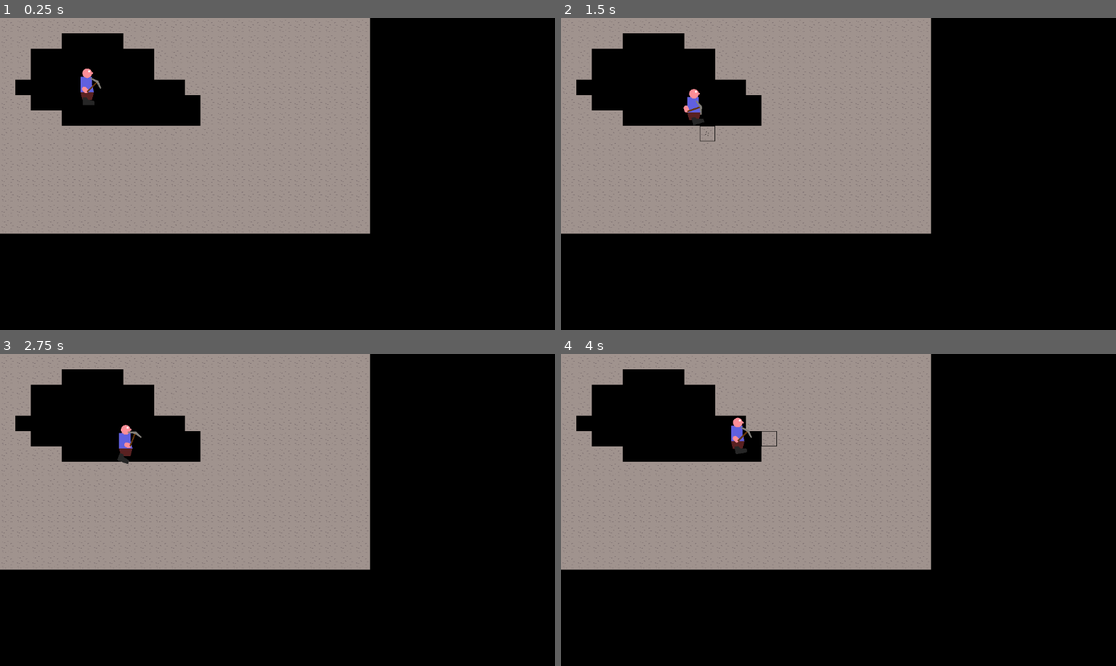
Above: before the commit, frames 1-4 (two rows, left to right).
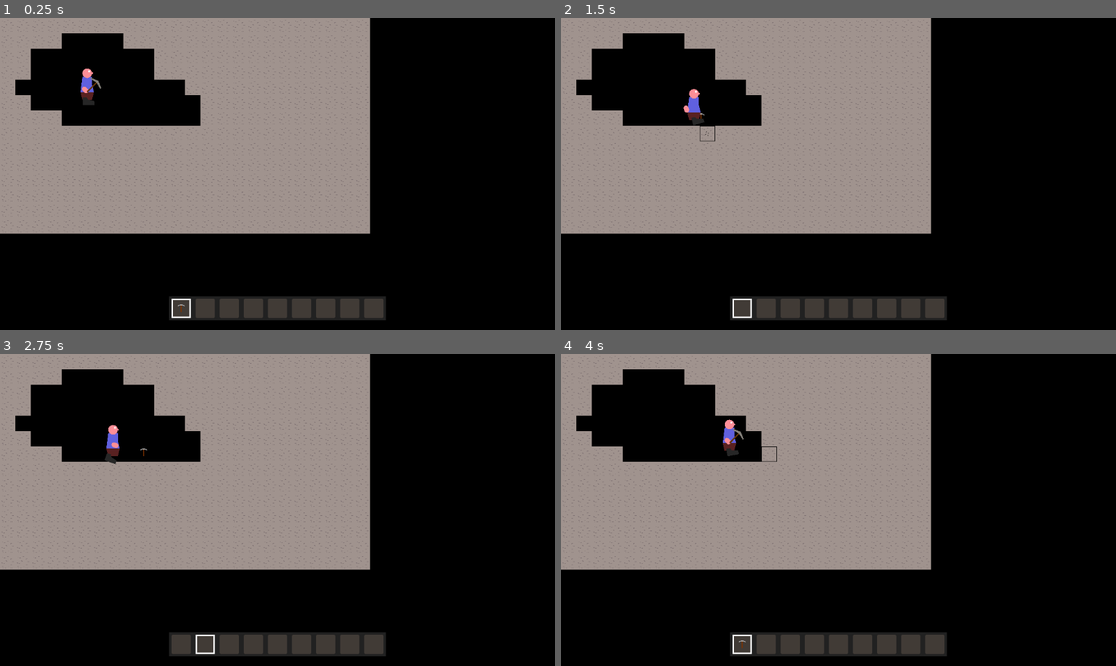
Above: after the commit, the same moments.

Repository: Griiimon/2D-Mining-Sandbox
Game: Godot game, scene res://scenes/game.tscn
The game is run twice, just before and just after one commit, with the same random seed, the same clock (stepped at 60 frames per second) and the same inputs.
Inputs (mouse positions are in pixels of both pictures, inside the frame that each line leads up to):
- Up to frame 1 (0.25 s): no input
- Up to frame 2 (1.5 s): tap Enter (ui_accept) at 0.5, 0.6 s; move the mouse to (960, 158) at 0.52 s; hold Right (ui_right) from 0.53 s (still down); click (960, 158) at 0.67 s; tap Up (jump, bound only after the commit) at 0.77, 1.07 s; tap X (drop_item, bound only after the commit) at 0.8, 1.35 s; move the mouse to (727, 189) at 1.27 s; click (727, 189) at 1.42 s
- Up to frame 3 (2.75 s): tap Up (jump, bound only after the commit) at 1.52, 1.82 s; tap E (next_hotbar_item, bound only after the commit) at 1.55, 2.1 s; move the mouse to (333, 441) at 2.02 s; release Right (ui_right) at 2.03 s; hold Left (ui_left) from 2.03 s (still down); click (333, 441) at 2.17 s; tap Q (previous_hotbar_item, bound only after the commit) at 2.3 s
- Up to frame 4 (4 s): move the mouse to (810, 572) at 2.77 s; release Left (ui_left) at 2.78 s; hold Right (ui_right) from 2.78 s (still down); tap Q (previous_hotbar_item, bound only after the commit) at 2.85 s; click (810, 572) at 2.92 s; tap Up (jump, bound only after the commit) at 3.02, 3.05, 3.32, 3.6, 3.77 s; move the mouse to (1005, 556) at 3.52 s; click (1005, 556) at 3.67 s; tap Enter (ui_accept) at 3.8 s

The runs differ from the first frame. In frame 1, 3.0% of the frame differs, in the area x 14-70%, y 18-97%; in frame 2, 3.0%; in frame 3, 3.5%, in the area x 18-70%, y 22-97%; in frame 4, 3.4%.

Commit message:
v2

Diff:
--- a/project.godot
+++ b/project.godot
@@ -24,6 +24,48 @@
 movie_writer/movie_file="C:/_CODING/godot/2D Mining/gameplay.avi"
 movie_writer/fps=30
 
+[input]
+
+drop_item={
+"deadzone": 0.5,
+"events": [Object(InputEventKey,"resource_local_to_scene":false,"resource_name":"","device":-1,"window_id":0,"alt_pressed":false,"shift_pressed":false,"ctrl_pressed":false,"meta_pressed":false,"pressed":false,"keycode":0,"physical_keycode":88,"key_label":0,"unicode":120,"echo":false,"script":null)
+]
+}
+left={
+"deadzone": 0.5,
+"events": [Object(InputEventKey,"resource_local_to_scene":false,"resource_name":"","device":-1,"window_id":0,"alt_pressed":false,"shift_pressed":false,"ctrl_pressed":false,"meta_pressed":false,"pressed":false,"keycode":0,"physical_keycode":65,"key_label":0,"unicode":97,"echo":false,"script":null)
+, Object(InputEventKey,"resource_local_to_scene":false,"resource_name":"","device":-1,"window_id":0,"alt_pressed":false,"shift_pressed":false,"ctrl_pressed":false,"meta_pressed":false,"pressed":false,"keycode":0,"physical_keycode":4194319,"key_label":0,"unicode":0,"echo":false,"script":null)
+]
+}
+right={
+"deadzone": 0.5,
+"events": [Object(InputEventKey,"resource_local_to_scene":false,"resource_name":"","device":-1,"window_id":0,"alt_pressed":false,"shift_pressed":false,"ctrl_pressed":false,"meta_pressed":false,"pressed":false,"keycode":0,"physical_keycode":68,"key_label":0,"unicode":100,"echo":false,"script":null)
+, Object(InputEventKey,"resource_local_to_scene":false,"resource_name":"","device":-1,"window_id":0,"alt_pressed":false,"shift_pressed":false,"ctrl_pressed":false,"meta_pressed":false,"pressed":false,"keycode":0,"physical_keycode":4194321,"key_label":0,"unicode":0,"echo":false,"script":null)
+]
+}
+jump={
+"deadzone": 0.5,
+"events": [Object(InputEventKey,"resource_local_to_scene":false,"resource_name":"","device":-1,"window_id":0,"alt_pressed":false,"shift_pressed":false,"ctrl_pressed":false,"meta_pressed":false,"pressed":false,"keycode":0,"physical_keycode":4194320,"key_label":0,"unicode":0,"echo":false,"script":null)
+, Object(InputEventKey,"resource_local_to_scene":false,"resource_name":"","device":-1,"window_id":0,"alt_pressed":false,"shift_pressed":false,"ctrl_pressed":false,"meta_pressed":false,"pressed":false,"keycode":0,"physical_keycode":32,"key_label":0,"unicode":32,"echo":false,"script":null)
+, Object(InputEventKey,"resource_local_to_scene":false,"resource_name":"","device":-1,"window_id":0,"alt_pressed":false,"shift_pressed":false,"ctrl_pressed":false,"meta_pressed":false,"pressed":false,"keycode":0,"physical_keycode":87,"key_label":0,"unicode":119,"echo":false,"script":null)
+]
+}
+previous_hotbar_item={
+"deadzone": 0.5,
+"events": [Object(InputEventKey,"resource_local_to_scene":false,"resource_name":"","device":-1,"window_id":0,"alt_pressed":false,"shift_pressed":false,"ctrl_pressed":false,"meta_pressed":false,"pressed":false,"keycode":0,"physical_keycode":81,"key_label":0,"unicode":113,"echo":false,"script":null)
+]
+}
+next_hotbar_item={
+"deadzone": 0.5,
+"events": [Object(InputEventKey,"resource_local_to_scene":false,"resource_name":"","device":-1,"window_id":0,"alt_pressed":false,"shift_pressed":false,"ctrl_pressed":false,"meta_pressed":false,"pressed":false,"keycode":0,"physical_keycode":69,"key_label":0,"unicode":101,"echo":false,"script":null)
+]
+}
+
+[layer_names]
+
+2d_physics/layer_1="Terrain"
+2d_physics/layer_2="Player"
+
 [rendering]
 
 renderer/rendering_method="gl_compatibility"
--- a/resources/blocks/stone.tres
+++ b/resources/blocks/stone.tres
@@ -6,7 +6,8 @@
 
 [resource]
 script = ExtResource("1_2kmga")
-name = "Stone"
+name = "stone"
 texture = ExtResource("3_dle50")
 drop = ExtResource("1_yea73")
 hardness = 1.0
+has_collision = true
--- /dev/null
+++ b/resources/hand items/pickaxe.tres
@@ -0,0 +1,15 @@
+[gd_resource type="Resource" script_class="HandItem" load_steps=4 format=3 uid="uid://de53vt430ls03"]
+
+[ext_resource type="Script" path="res://scripts/hand_item.gd" id="1_0ajy6"]
+[ext_resource type="PackedScene" uid="uid://beruoxj04jcop" path="res://scenes/hand items/pickaxe.tscn" id="1_6yoo4"]
+[ext_resource type="Texture2D" uid="uid://cx1jcqlsqk8ql" path="res://textures/items/pickaxe.png" id="3_o577b"]
+
+[resource]
+script = ExtResource("1_0ajy6")
+type = 0
+tier = 0
+scene = ExtResource("1_6yoo4")
+mining_animation = "Mine"
+name = "pickaxe"
+texture = ExtResource("3_o577b")
+can_stack = false
--- /dev/null
+++ b/resources/tags/ore.tres
@@ -0,0 +1,7 @@
+[gd_resource type="Resource" script_class="Tag" load_steps=2 format=3 uid="uid://f3gfebet4jby"]
+
+[ext_resource type="Script" path="res://scripts/tag.gd" id="1_lb01q"]
+
+[resource]
+script = ExtResource("1_lb01q")
+name = "ore"
--- /dev/null
+++ b/scenes/hand items/pickaxe.tscn
@@ -0,0 +1,23 @@
+[gd_scene load_steps=3 format=3 uid="uid://beruoxj04jcop"]
+
+[ext_resource type="Script" path="res://scripts/hand_item_object.gd" id="1_vdc2h"]
+
+[sub_resource type="Curve" id="Curve_sr264"]
+_data = [Vector2(0, 0.501887), 0.0, 0.0, 0, 0, Vector2(0.496429, 1), 0.0, 0.0, 0, 0, Vector2(0.989286, 0.501887), 0.0, 0.0, 0, 0]
+point_count = 3
+
+[node name="Pickaxe" type="Node2D"]
+position = Vector2(8, 0)
+script = ExtResource("1_vdc2h")
+
+[node name="Line2D" type="Line2D" parent="."]
+points = PackedVector2Array(0, 0, 0, -30)
+width = 3.0
+default_color = Color(0.396078, 0.211765, 0.0313726, 1)
+
+[node name="Line2D2" type="Line2D" parent="."]
+points = PackedVector2Array(-15, -25, 0, -30, 15, -25)
+width = 5.0
+width_curve = SubResource("Curve_sr264")
+default_color = Color(0.517647, 0.501961, 0.478431, 1)
+joint_mode = 2
--- a/scenes/player.tscn
+++ b/scenes/player.tscn
@@ -1,12 +1,10 @@
-[gd_scene load_steps=12 format=3 uid="uid://d4mufsk5s6ksm"]
+[gd_scene load_steps=14 format=3 uid="uid://d4mufsk5s6ksm"]
 
 [ext_resource type="Script" path="res://scripts/player.gd" id="1_ucsv2"]
 [ext_resource type="PackedScene" uid="uid://b7kuvqlnmagen" path="res://scenes/block_marker.tscn" id="2_wdobs"]
 [ext_resource type="PackedScene" uid="uid://bhvbs1jyh6255" path="res://scenes/block_break_animation.tscn" id="3_60ons"]
-
-[sub_resource type="Curve" id="Curve_sr264"]
-_data = [Vector2(0, 0.501887), 0.0, 0.0, 0, 0, Vector2(0.496429, 1), 0.0, 0.0, 0, 0, Vector2(0.989286, 0.501887), 0.0, 0.0, 0, 0]
-point_count = 3
+[ext_resource type="PackedScene" uid="uid://d3a35hbblyx6o" path="res://scenes/ui/hotbar_slot.tscn" id="4_dychl"]
+[ext_resource type="Script" path="res://scripts/ui/player_ui.gd" id="4_oj38c"]
 
 [sub_resource type="Animation" id="Animation_6kfkf"]
 resource_name = "Mine"
@@ -112,11 +110,18 @@
 radius = 15.0
 height = 75.15
 
-[node name="Player" type="CharacterBody2D"]
+[sub_resource type="StyleBoxFlat" id="StyleBoxFlat_82jp2"]
+bg_color = Color(0.6, 0.6, 0.6, 0.219608)
+
+[node name="Player" type="CharacterBody2D" node_paths=PackedStringArray("body", "look_pivot", "ray_cast", "main_hand")]
 collision_layer = 2
 script = ExtResource("1_ucsv2")
 speed = 100.0
 jump_velocity = -300.0
+body = NodePath("Body")
+look_pivot = NodePath("Body/Look Pivot")
+ray_cast = NodePath("Body/Look Pivot/RayCast2D")
+main_hand = NodePath("Body/Look Pivot/Shoulder/Hand")
 block_marker_scene = ExtResource("2_wdobs")
 block_breaker_scene = ExtResource("3_60ons")
 
@@ -124,7 +129,7 @@
 
 [node name="Torso" type="Polygon2D" parent="Body"]
 color = Color(0.380392, 0.380392, 0.87451, 1)
-polygon = PackedVector2Array(-16, 8, -16, -24, 8, -24, 8, -8, 12, 8, 8, 8)
+polygon = PackedVector2Array(-16, 8, -12, -24, 8, -24, 8, -8, 12, 8, 8, 8)
 
 [node name="Pants" type="Polygon2D" parent="Body"]
 position = Vector2(0, -8)
@@ -167,7 +172,6 @@
 position = Vector2(-8, -16)
 
 [node name="RayCast2D" type="RayCast2D" parent="Body/Look Pivot"]
-unique_name_in_owner = true
 target_position = Vector2(100, 0)
 
 [node name="Shoulder" type="Node2D" parent="Body/Look Pivot"]
@@ -180,21 +184,6 @@
 begin_cap_mode = 2
 end_cap_mode = 2
 
-[node name="Pickaxe" type="Node2D" parent="Body/Look Pivot/Shoulder/Hand"]
-position = Vector2(8, 0)
-
-[node name="Line2D" type="Line2D" parent="Body/Look Pivot/Shoulder/Hand/Pickaxe"]
-points = PackedVector2Array(0, 0, 0, -30)
-width = 3.0
-default_color = Color(0.396078, 0.211765, 0.0313726, 1)
-
-[node name="Line2D2" type="Line2D" parent="Body/Look Pivot/Shoulder/Hand/Pickaxe"]
-points = PackedVector2Array(-15, -25, 0, -30, 15, -25)
-width = 5.0
-width_curve = SubResource("Curve_sr264")
-default_color = Color(0.517647, 0.501961, 0.478431, 1)
-joint_mode = 2
-
 [node name="AnimationPlayer Hand" type="AnimationPlayer" parent="."]
 libraries = {
 "": SubResource("AnimationLibrary_qvefq")
@@ -208,3 +197,40 @@
 [node name="CollisionShape2D" type="CollisionShape2D" parent="."]
 position = Vector2(0, -2)
 shape = SubResource("CapsuleShape2D_nwn3q")
+
+[node name="Player UI" type="CanvasLayer" parent="."]
+script = ExtResource("4_oj38c")
+hotbar_slot_scene = ExtResource("4_dychl")
+
+[node name="MarginContainer" type="MarginContainer" parent="Player UI"]
+anchors_preset = 7
+anchor_left = 0.5
+anchor_top = 1.0
+anchor_right = 0.5
+anchor_bottom = 1.0
+offset_left = -20.0
+offset_top = -20.0
+offset_right = 20.0
+grow_horizontal = 2
+grow_vertical = 0
+size_flags_horizontal = 4
+size_flags_vertical = 4
+theme_override_constants/margin_bottom = 20
+
+[node name="Hotbar" type="PanelContainer" parent="Player UI/MarginContainer"]
+layout_mode = 2
+theme_override_styles/panel = SubResource("StyleBoxFlat_82jp2")
+
+[node name="MarginContainer" type="MarginContainer" parent="Player UI/MarginContainer/Hotbar"]
+layout_mode = 2
+theme_override_constants/margin_left = 5
+theme_override_constants/margin_top = 5
+theme_override_constants/margin_right = 5
+theme_override_constants/margin_bottom = 5
+
+[node name="HBox Hotbar" type="HBoxContainer" parent="Player UI/MarginContainer/Hotbar/MarginContainer"]
+unique_name_in_owner = true
+layout_mode = 2
+theme_override_constants/separation = 10
+
+[connection signal="hotbar_slot_changed" from="Player UI" to="." method="_on_player_ui_hotbar_slot_changed"]
--- /dev/null
+++ b/scenes/ui/hotbar_slot.tscn
@@ -0,0 +1,39 @@
+[gd_scene load_steps=4 format=3 uid="uid://d3a35hbblyx6o"]
+
+[ext_resource type="Script" path="res://scripts/ui/hotbar_slot.gd" id="1_pcgvu"]
+[ext_resource type="Texture2D" uid="uid://bfleajb856jir" path="res://textures/ui/hotbar_selection.png" id="2_3eqn3"]
+
+[sub_resource type="StyleBoxFlat" id="StyleBoxFlat_7h18t"]
+bg_color = Color(0.682353, 0.580392, 0.486275, 0.227451)
+corner_radius_top_left = 3
+corner_radius_top_right = 3
+corner_radius_bottom_right = 3
+corner_radius_bottom_left = 3
+
+[node name="Hotbar Slot" type="PanelContainer"]
+custom_minimum_size = Vector2(40, 40)
+theme_override_styles/panel = SubResource("StyleBoxFlat_7h18t")
+script = ExtResource("1_pcgvu")
+
+[node name="TextureRect" type="TextureRect" parent="."]
+layout_mode = 2
+expand_mode = 1
+stretch_mode = 3
+
+[node name="Selection" type="TextureRect" parent="."]
+visible = false
+layout_mode = 2
+texture = ExtResource("2_3eqn3")
+
+[node name="MarginContainer" type="MarginContainer" parent="."]
+layout_mode = 2
+theme_override_constants/margin_right = 3
+theme_override_constants/margin_bottom = 1
+
+[node name="Amount" type="Label" parent="MarginContainer"]
+visible = false
+layout_mode = 2
+size_flags_vertical = 8
+text = "0"
+horizontal_alignment = 2
+vertical_alignment = 2
--- a/scenes/world_item.tscn
+++ b/scenes/world_item.tscn
@@ -3,12 +3,13 @@
 [ext_resource type="Script" path="res://scripts/world_item.gd" id="1_py7qy"]
 
 [sub_resource type="RectangleShape2D" id="RectangleShape2D_uyjr6"]
-size = Vector2(16, 16)
+size = Vector2(18, 18)
 
 [node name="World Item" type="Area2D"]
+collision_mask = 2
 script = ExtResource("1_py7qy")
 item_gravity = 500.0
-bounce = 50.0
+bounce = 100.0
 
 [node name="CollisionShape2D" type="CollisionShape2D" parent="."]
 shape = SubResource("RectangleShape2D_uyjr6")
@@ -17,5 +18,12 @@
 
 [node name="ShapeCast2D" type="ShapeCast2D" parent="."]
 shape = SubResource("RectangleShape2D_uyjr6")
-target_position = Vector2(0, 1)
-max_results = 1
+target_position = Vector2(0, 2)
+max_results = 3
+
+[node name="Pickup Cooldown" type="Timer" parent="."]
+wait_time = 2.0
+one_shot = true
+
+[connection signal="body_entered" from="." to="." method="_on_body_entered"]
+[connection signal="timeout" from="Pickup Cooldown" to="." method="_on_pickup_cooldown_timeout"]
--- a/scripts/block.gd
+++ b/scripts/block.gd
@@ -6,3 +6,11 @@
 @export var drop: Item
 @export var hardness: float= 0.5
 @export var has_collision: bool= true
+@export var tags: Array[Tag]
+
+
+func has_tag(tag_name: String)-> bool:
+	for tag in tags:
+		if tag.name == tag_name:
+			return true
+	return false
--- a/scripts/game.gd
+++ b/scripts/game.gd
@@ -2,3 +2,8 @@
 extends Node
 
 @onready var world: World = $TileMap
+
+
+func _process(delta):
+	if Input.is_action_just_pressed("ui_cancel"):
+		get_tree().quit()
--- a/scripts/hand_item.gd
+++ b/scripts/hand_item.gd
@@ -4,5 +4,14 @@
 enum Type { PICK_AXE, SHOVEL, MELEE_WEAPON, THROWABLE, CUSTOM }
 
 @export var type: Type
+@export var tier: int
+@export var scene: PackedScene
 
-@export var tier: int
+@export var mining_animation: String
+
+
+func can_mine()-> bool:
+	match type:
+		Type.PICK_AXE, Type.SHOVEL, Type.MELEE_WEAPON:
+			return true
+	return false
--- /dev/null
+++ b/scripts/hand_item_object.gd
@@ -0,0 +1,9 @@
+class_name HandItemObject
+extends Node2D
+
+
+var type: HandItem
+
+
+func can_mine()-> bool:
+	return type.can_mine()
--- /dev/null
+++ b/scripts/inventory.gd
@@ -0,0 +1,49 @@
+class_name Inventory
+
+const SIZE= 9
+
+
+var items: Array[InventoryItem]
+
+var update_callback: Callable
+
+func _init():
+	for i in SIZE:
+		items.append(InventoryItem.new())
+
+
+func add_item(item: Item, amount: int= 1):
+	if item.can_stack:
+		for it in items:
+			if it.item == item:
+				it.amount+= amount
+				updated()
+				return
+
+	var slot_idx: int= find_empty_slot()
+
+	if slot_idx >= 0:
+		items[slot_idx].item= item
+		items[slot_idx].amount= amount
+		updated()
+		return
+
+	assert(false, "trying to add item to full inventory")
+
+
+func find_empty_slot()-> int:
+	for i in SIZE:
+		if not items[i].item:
+			return i
+	return -1
+
+
+func clear_slot(idx: int):
+	items[idx].item= null
+	items[idx].amount= 0
+	updated()
+
+
+func updated():
+	if update_callback:
+		update_callback.call()
--- /dev/null
+++ b/scripts/inventory_item.gd
@@ -0,0 +1,4 @@
+class_name InventoryItem
+
+var item: Item
+var amount: int
--- a/scripts/item.gd
+++ b/scripts/item.gd
@@ -3,3 +3,4 @@
 
 @export var name: String
 @export var texture: Texture2D
+@export var can_stack: bool= true
--- a/scripts/player.gd
+++ b/scripts/player.gd
@@ -1,23 +1,27 @@
 class_name Player
 extends CharacterBody2D
 
+const DROP_THROW_FORCE= 300
 
 @export var speed = 300.0
 @export var jump_velocity = -400.0
 @export var mining_speed= 1.0
 
+@export_category("Components")
+@export var body: Node2D
+@export var look_pivot: Node2D
+@export var ray_cast: RayCast2D
+@export var main_hand: Node2D
+
 @export_category("Scenes")
 @export var block_marker_scene: PackedScene
 @export var block_breaker_scene: PackedScene
 
 
-@onready var body: Node2D = $Body
-@onready var look_pivot: Node2D = $"Body/Look Pivot"
-@onready var ray_cast: RayCast2D = %RayCast2D
-
 @onready var animation_player_hand = $"AnimationPlayer Hand"
 @onready var animation_player_feet = $"AnimationPlayer Feet"
 
+@onready var ui: UI= $"Player UI"
 
 
 var gravity = ProjectSettings.get_setting("physics/2d/default_gravity")
@@ -30,8 +34,14 @@
 var is_mining: bool= false
 var mining_progress: float
 
+var hand_item_obj: HandItemObject
+
+var inventory: Inventory= Inventory.new()
+
 
 func _ready():
+	inventory.update_callback= update_hotbar
+
 	block_marker= block_marker_scene.instantiate()
 	add_child(block_marker)
 	block_marker.top_level= true
@@ -42,6 +52,12 @@
 	block_breaker.top_level= true
 	block_breaker.hide()
 
+	late_ready.call_deferred()
+
+
+func late_ready():
+	add_item_to_inventory(load("res://resources/hand items/pickaxe.tres"))
+
 
 func _process(_delta):
 	var mouse_pos: Vector2= get_global_mouse_position()
@@ -57,29 +73,18 @@
 func _physics_process(delta):
 	movement(delta)
 
+	if Input.is_action_just_pressed("drop_item") and has_hand_item():
+		drop_hand_item()
+
+
 	is_mining= false
 
 	if ray_cast.is_colliding():
-		var block_pos: Vector2i= get_world().get_tile(get_tile_collision())
-
-		block_marker.position= get_world().map_to_local(block_pos)
-		block_marker.show()
+		var block_pos: Vector2i= select_block()
 
 		if Input.is_mouse_button_pressed(MOUSE_BUTTON_LEFT):
-			is_mining= true
-			mining_progress+= mining_speed * delta
-			var block_hardness: float= get_world().get_block_hardness(block_pos)
-
-			if mining_progress >= block_hardness:
-				is_mining= false
-				get_world().break_block(block_pos)
-
-			else:
-				block_breaker.position= get_world().map_to_local(block_pos)
-				var frames: int= block_breaker.sprite_frames.get_frame_count("default")
-				block_breaker.frame= int(frames * mining_progress / block_hardness)
-				block_breaker.show()
-				animation_player_hand.play("Mine")
+			if can_mine():
+				is_mining= mining_logic(block_pos, delta)
 
 	else:
 		block_marker.hide()
@@ -94,10 +99,10 @@
 	if not is_on_floor():
 		velocity.y += gravity * delta
 
-	if Input.is_action_just_pressed("ui_accept") and is_on_floor():
+	if Input.is_action_just_pressed("jump") and is_on_floor():
 		velocity.y = jump_velocity
 
-	var direction = Input.get_axis("ui_left", "ui_right")
+	var direction = Input.get_axis("left", "right")
 	if direction:
 		velocity.x = direction * speed
 	else:
@@ -111,6 +116,33 @@
 	move_and_slide()
 
 
+func mining_logic(block_pos: Vector2i, delta)-> bool:
+	mining_progress+= mining_speed * delta
+	var block_hardness: float= get_world().get_block_hardness(block_pos)
+
+	if mining_progress >= block_hardness:
+		get_world().break_block(block_pos)
+		return false
+
+	else:
+		block_breaker.position= get_world().map_to_local(block_pos)
+		var frames: int= block_breaker.sprite_frames.get_frame_count("default")
+		block_breaker.frame= int(frames * mining_progress / block_hardness)
+		block_breaker.show()
+		animation_player_hand.play("Mine")
+
+	return true
+
+
+func select_block()-> Vector2i:
+	var block_pos: Vector2i= get_world().get_tile(get_tile_collision())
+
+	block_marker.position= get_world().map_to_local(block_pos)
+	block_marker.show()
+
+	return block_pos
+
+
 func get_tile_collision()-> Vector2i:
 	var point: Vector2= ray_cast.get_collision_point()
 
@@ -121,5 +153,72 @@
 
 	return point
 
+
+func equip_hand_item(item: HandItem):
+	unequip_hand_item()
+	hand_item_obj= item.scene.instantiate()
+	main_hand.add_child(hand_item_obj)
+	hand_item_obj.type= item
+
+
+func unequip_hand_item():
+	if has_hand_item():
+		get_hand_item().queue_free()
+		hand_item_obj= null
+
+
+func has_hand_item()-> bool:
+	return main_hand.get_child_count() > 0
+
+
+func get_hand_item()-> HandItemObject:
+	return main_hand.get_child(0)
+
+
+func can_mine()-> bool:
+	return not has_hand_item() or get_hand_item().can_mine()
+
+
+func drop_hand_item():
+	assert(has_hand_item())
+	var throw_velocity: Vector2= get_look_direction() * DROP_THROW_FORCE
+	get_world().throw_item(get_hand_item().type, main_hand.global_position, throw_velocity)
+	unequip_hand_item()
+	inventory.clear_slot(ui.current_hotbar_slot_idx)
+
+
+func can_pickup(item: Item)-> bool:
+	return true
+
+
+func pickup(item: Item):
+	add_item_to_inventory(item)
+
+
+func add_item_to_inventory(item: Item):
+	inventory.add_item(item)
+
+	check_hotbar_hand_item()
+
+func update_hotbar():
+	ui.update_hotbar(inventory)
+
+
+func get_look_direction()-> Vector2:
+	var vec: Vector2= look_pivot.transform.x
+	vec.x*= body.scale.x
+	return vec
+
+
 func get_world()-> World:
 	return get_parent().world
+
+
+func _on_player_ui_hotbar_slot_changed():
+	unequip_hand_item()
+	check_hotbar_hand_item()
+
+func check_hotbar_hand_item():
+	var item: Item= inventory.items[ui.current_hotbar_slot_idx].item
+	if item and item is HandItem:
+		equip_hand_item(item)
--- /dev/null
+++ b/scripts/tag.gd
@@ -0,0 +1,4 @@
+class_name Tag
+extends Resource
+
+@export var name: String
--- /dev/null
+++ b/scripts/ui/hotbar_slot.gd
@@ -0,0 +1,24 @@
+extends PanelContainer
+class_name HotbarSlot
+
+var selected: bool= false:
+	set(_selected):
+		selected= _selected
+		selection.visible= selected
+
+
+@onready var selection: TextureRect = $Selection
+@onready var texture_rect: TextureRect = $TextureRect
+@onready var amount_label: Label = $MarginContainer/Amount
+
+
+func set_item(inv_item: InventoryItem):
+	if not inv_item.item:
+		texture_rect.texture= null
+	else:
+		texture_rect.texture= inv_item.item.texture
+		if inv_item.item.can_stack:
+			amount_label.text= str(inv_item.amount)
+			amount_label.show()
+		else:
+			amount_label.hide()
--- /dev/null
+++ b/scripts/ui/player_ui.gd
@@ -0,0 +1,39 @@
+class_name UI
+extends CanvasLayer
+
+signal hotbar_slot_changed
+
+@export var hotbar_slot_scene: PackedScene
+
+@onready var hbox_hotbar = %"HBox Hotbar"
+
+var current_hotbar_slot_idx: int:
+	set(_slot):
+		select_current_hotbar_slot(false)
+		current_hotbar_slot_idx= wrapi(_slot, 0, 9)
+		select_current_hotbar_slot()
+		hotbar_slot_changed.emit()
+
+func _ready():
+	for i in Inventory.SIZE:
+		var slot: HotbarSlot= hotbar_slot_scene.instantiate()
+		hbox_hotbar.add_child(slot)
+		slot.selected= i == 0
+
+
+func _process(_delta):
+	if Input.is_action_just_pressed("previous_hotbar_item"):
+		current_hotbar_slot_idx-= 1
+	elif Input.is_action_just_pressed("next_hotbar_item"):
+		current_hotbar_slot_idx+= 1
+
+
+func select_current_hotbar_slot(enable: bool= true):
+	var slot: HotbarSlot= hbox_hotbar.get_child(current_hotbar_slot_idx)
+	slot.selected= enable
+
+
+func update_hotbar(inventory: Inventory):
+	for i in Inventory.SIZE:
+		var slot: HotbarSlot= hbox_hotbar.get_child(i)
+		slot.set_item(inventory.items[i])
--- a/scripts/world.gd
+++ b/scripts/world.gd
@@ -52,19 +52,23 @@
 	return block.hardness
 
 
-
 func break_block(tile_pos: Vector2i):
 	var block_id: int= get_block_id(tile_pos)
 	if block_id >= 0:
 		var block: Block= DataManager.blocks[block_id]
 		if block.drop:
-			spawn_item(map_to_local(tile_pos), block.drop)
+			spawn_item(block.drop, map_to_local(tile_pos))
 		set_cell(0, tile_pos, -1)
 
 
-func spawn_item(pos: Vector2i, item: Item):
+func spawn_item(item: Item, pos: Vector2)-> WorldItem:
 	var world_item: WorldItem= world_item_scene.instantiate()
 	world_item.position= pos
 	add_child(world_item)
 
 	world_item.item= item
+	return world_item
+
+
+func throw_item(item: Item, pos: Vector2, velocity: Vector2):
+	spawn_item(item, pos).velocity= velocity
--- a/scripts/world_item.gd
+++ b/scripts/world_item.gd
@@ -7,18 +7,61 @@
 @onready var sprite: Sprite2D = $Sprite2D
 @onready var shape_cast: ShapeCast2D = $ShapeCast2D
 
+@onready var pickup_cooldown = $"Pickup Cooldown"
+
 var item: Item:
-	set(i):
-		if i:
-			item= i
-			sprite.texture= i.texture
+	set(_item):
+		if not _item:
+			return
+
+		item= _item
+		sprite.texture= item.texture
+
+		if item is HandItem:
+			pickup_cooldown.start()
+
 
 var velocity: Vector2
+
 
 func _physics_process(delta):
 	if not shape_cast.is_colliding():
 		velocity.y+= item_gravity * delta
 	else:
-		velocity.y= -bounce
+		var normal:= Vector2.ZERO
 
+		for i in shape_cast.get_collision_count():
+			normal+= shape_cast.get_collision_normal(i)
+
+		normal= normal.normalized()
+
+		if normal.dot(Vector2.DOWN) < 0.1:
+			if velocity.y >= 0:
+				velocity= velocity.normalized().bounce(normal) * bounce
+		else:
+			velocity.y= bounce
+
+		velocity.x*= 0.5
+
+
+	velocity.x*= 1 - delta
 	position+= velocity * delta
+
+
+func _on_body_entered(body):
+	assert(body is Player)
+
+	if not pickup_cooldown.is_stopped():
+		return
+
+	var player: Player= body
+	if player.can_pickup(item):
+		player.pickup(item)
+		queue_free()
+
+
+func _on_pickup_cooldown_timeout():
+	for body in get_overlapping_bodies():
+		_on_body_entered(body)
+		if not is_instance_valid(self) or is_queued_for_deletion():
+			break
Not shown, added: TODO.txt
Not shown, added: Version History.txt
Binary file added: textures/items/pickaxe.png
Not shown, added: textures/items/pickaxe.png.import
Binary file added: textures/ui/hotbar_selection.png
Not shown, added: textures/ui/hotbar_selection.png.import
